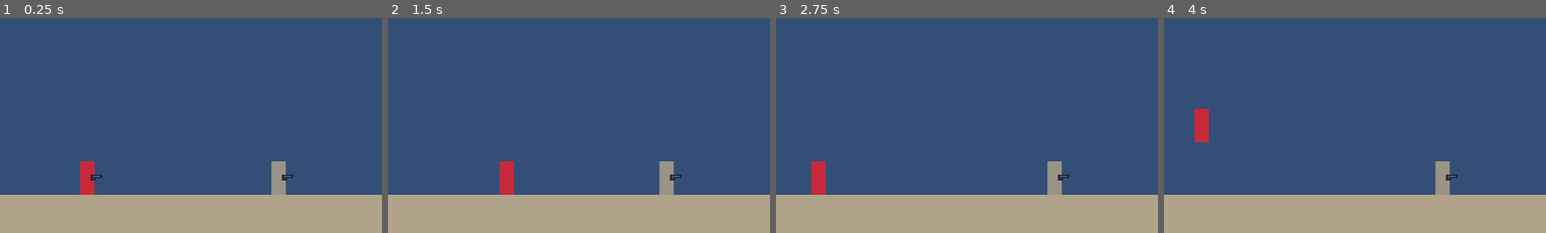
Above: before the commit, frames 1-4 (left to right).
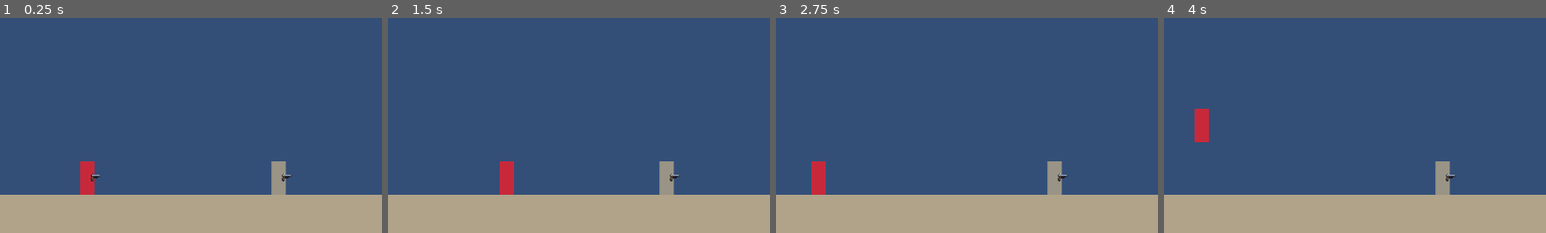
Above: after the commit, the same moments.

Repository: oplosy/fable
Game: Godot game, scene res://scenes/main.tscn
Same seed, same stepped clock (60 frames per second), same inputs: the game is played once before the commit and once after it.
Inputs (mouse positions are % of the whole screen's width and height, from its top left):
- Up to frame 1 (0.25 s): no input
- Up to frame 2 (1.5 s): tap Enter at 0.5 s; move the mouse to (72, 45) at 0.52 s; hold D (p1_right) from 0.53 s (still down); tap J (p1_attack) at 0.6 s; click (72, 45) at 0.67 s; tap K (p1_jump) at 0.77 s; move the mouse to (30, 55) at 1.27 s; tap Shift (p1_run) at 1.35 s
- Up to frame 3 (2.75 s): tap K (p1_jump) at 1.52 s; move the mouse to (60, 28) at 2.02 s; release D (p1_right) at 2.03 s; hold A (p1_left) from 2.03 s (still down); tap 1 (p1_slot_1) at 2.1 s
- Up to frame 4 (4 s): move the mouse to (45, 70) at 2.77 s; release A (p1_left) at 2.78 s; hold D (p1_right) from 2.78 s (still down); tap 2 (p1_slot_2) at 2.85 s; click (45, 70) at 2.92 s; tap K (p1_jump) at 3.02, 3.77 s; move the mouse to (80, 65) at 3.52 s; tap 3 (p1_slot_3) at 3.6 s
The pictures show only the part of the screen within x 38-88%, y 50-100%; the shares and areas given below are measured in that part.

The runs differ from the first frame. In frame 1, 0.1% of the frame differs, in the area x 23-77%, y 72-76%; in frame 2, less than 0.1%; in frame 3, less than 0.1%; in frame 4, less than 0.1%.

Commit message:
Draw the user's 3x item art at world scale

Diff:
--- a/data/throwables/grenade.tres
+++ b/data/throwables/grenade.tres
@@ -8,7 +8,7 @@
 script = ExtResource("1_data")
 display_name = "Grenade"
 texture = ExtResource("2_texture")
-grip = Vector2(3, 3)
+grip = Vector2(9, 11)
 spawn_weight = 2.0
 count = 3
 fuse_time = 3.0
--- a/data/throwables/molotov.tres
+++ b/data/throwables/molotov.tres
@@ -8,7 +8,7 @@
 script = ExtResource("1_data")
 display_name = "Molotov"
 texture = ExtResource("2_texture")
-grip = Vector2(2, 5)
+grip = Vector2(7, 14)
 spawn_weight = 2.0
 count = 2
 fuse_time = 0.0
--- a/data/weapons/bat.tres
+++ b/data/weapons/bat.tres
@@ -33,7 +33,7 @@
 script = ExtResource("1_data")
 display_name = "Baseball Bat"
 texture = ExtResource("3_texture")
-grip = Vector2(2, 2)
+grip = Vector2(9, 7)
 spawn_weight = 2.0
 combo = Array[ExtResource("2_attack")]([SubResource("swing"), SubResource("swing"), SubResource("home_run")])
 combo_cooldown = 0.8
--- a/data/weapons/knife.tres
+++ b/data/weapons/knife.tres
@@ -32,7 +32,7 @@
 script = ExtResource("1_data")
 display_name = "Knife"
 texture = ExtResource("3_texture")
-grip = Vector2(2, 1)
+grip = Vector2(5, 4)
 spawn_weight = 3.0
 combo = Array[ExtResource("2_attack")]([SubResource("stab"), SubResource("stab"), SubResource("slash")])
 combo_cooldown = 0.5
--- a/data/weapons/pistol.tres
+++ b/data/weapons/pistol.tres
@@ -8,8 +8,8 @@
 script = ExtResource("1_data")
 display_name = "Pistol"
 texture = ExtResource("2_texture")
-grip = Vector2(1, 3)
-muzzle = Vector2(9, 1)
+grip = Vector2(5, 10)
+muzzle = Vector2(24, 4)
 fire_interval = 0.3
 damage = 10
 knockback = 100.0
--- a/data/weapons/shotgun.tres
+++ b/data/weapons/shotgun.tres
@@ -9,8 +9,8 @@
 texture = ExtResource("2_texture")
 projectile_scene = ExtResource("3_bullet")
 display_name = "Shotgun"
-grip = Vector2(4, 3)
-muzzle = Vector2(15, 1)
+grip = Vector2(15, 7)
+muzzle = Vector2(46, 4)
 fire_interval = 0.8
 damage = 8
 knockback = 60.0
--- a/data/weapons/smg.tres
+++ b/data/weapons/smg.tres
@@ -9,8 +9,8 @@
 texture = ExtResource("2_texture")
 projectile_scene = ExtResource("3_bullet")
 display_name = "SMG"
-grip = Vector2(2, 3)
-muzzle = Vector2(11, 1)
+grip = Vector2(8, 11)
+muzzle = Vector2(35, 6)
 automatic = true
 fire_interval = 0.08
 damage = 5
--- a/data/weapons/sniper.tres
+++ b/data/weapons/sniper.tres
@@ -9,8 +9,8 @@
 texture = ExtResource("2_texture")
 projectile_scene = ExtResource("3_bullet")
 display_name = "Sniper"
-grip = Vector2(6, 4)
-muzzle = Vector2(20, 2)
+grip = Vector2(21, 13)
+muzzle = Vector2(60, 8)
 fire_interval = 1.2
 damage = 80
 knockback = 200.0
--- a/scenes/fighter/fighter.gd
+++ b/scenes/fighter/fighter.gd
@@ -401,8 +401,7 @@
 		aim_angle = clampf(aim_angle + controller.aim * deg_to_rad(fighter_class.aim_speed_degrees) * delta, -PI / 2.0, PI / 2.0)
 		# Visuals are mirrored by facing, so the same local angle points into the facing half.
 		_hand.rotation = aim_angle
-	_throwable_sprite.texture = thrower.item.texture if thrower.item else null
-	_throwable_sprite.offset = -thrower.item.grip if thrower.item else Vector2.ZERO
+	ItemData.show_on(_throwable_sprite, thrower.item)
 	_throwable_sprite.visible = throwable_ready
 	thrower.physics_update(delta, is_throwable_drawn(), controller.attack, controller.attack_held, _hand.global_position, aim_direction())
 	inventory.physics_update()
--- a/scenes/fighter/inventory.gd
+++ b/scenes/fighter/inventory.gd
@@ -152,9 +152,7 @@
 
 
 func _show_melee_item() -> void:
-	var item := fighter.melee.item
-	_melee_sprite.texture = item.texture if item else null
-	_melee_sprite.offset = -item.grip if item else Vector2.ZERO
+	ItemData.show_on(_melee_sprite, fighter.melee.item)
 
 
 func _pickup_under() -> ItemPickup:
--- a/scenes/items/item_data.gd
+++ b/scenes/items/item_data.gd
@@ -7,5 +7,20 @@
 @export var texture: Texture2D
 ## Pixel of the texture held by the hand.
 @export var grip := Vector2.ZERO
+## Texture pixels per world pixel. Item art is drawn at the characters' 3x detail.
+@export var pixels_per_unit := 3.0
 ## Relative chance of being picked by a spawn point that lists this item.
 @export var spawn_weight := 1.0
+
+
+## The item's size in world pixels (for its physics body).
+func world_size() -> Vector2:
+	return texture.get_size() / pixels_per_unit
+
+
+## Shows `item` in `sprite` at world scale; `held` puts its grip on the sprite's origin.
+## A null item clears the sprite.
+static func show_on(sprite: Sprite2D, item: ItemData, held := true) -> void:
+	sprite.texture = item.texture if item else null
+	sprite.scale = Vector2.ONE / item.pixels_per_unit if item else Vector2.ONE
+	sprite.offset = -item.grip if item and held else Vector2.ZERO
--- a/scenes/items/item_pickup.gd
+++ b/scenes/items/item_pickup.gd
@@ -14,9 +14,9 @@
 
 
 func _ready() -> void:
-	_sprite.texture = data.texture
+	ItemData.show_on(_sprite, data, false)
 	var shape := RectangleShape2D.new()
-	shape.size = data.texture.get_size()
+	shape.size = data.world_size()
 	_shape.shape = shape
 	add_to_group("item_pickups" if pickable else "dropped_items")
 	add_to_group(Arena.BOUNDED)
--- a/scenes/throwables/thrown_item.gd
+++ b/scenes/throwables/thrown_item.gd
@@ -17,10 +17,10 @@
 
 
 func _ready() -> void:
-	_sprite.texture = data.texture
+	ItemData.show_on(_sprite, data, false)
 	add_to_group(Arena.BOUNDED)
 	var shape := RectangleShape2D.new()
-	shape.size = data.texture.get_size()
+	shape.size = data.world_size()
 	_shape.shape = shape
 	physics_material_override = PhysicsMaterial.new()
 	physics_material_override.bounce = data.bounce
--- a/scenes/weapons/weapon.gd
+++ b/scenes/weapons/weapon.gd
@@ -11,8 +11,7 @@
 
 
 func _ready() -> void:
-	_sprite.texture = data.texture
-	_sprite.offset = -data.grip
+	ItemData.show_on(_sprite, data)
 	ammo_left = data.ammo
 
 
@@ -40,7 +39,7 @@
 	var rng := Arena.rng_of(world)
 	var max_deviation := deg_to_rad(spread(spread_scale))
 	bloom = minf(bloom + data.spread_per_shot, data.max_bloom_degrees)
-	var muzzle := to_global(data.muzzle - data.grip)
+	var muzzle := to_global((data.muzzle - data.grip) / data.pixels_per_unit)
 	# The muzzle sticks out past the body; a wall between hand and muzzle still stops the shot.
 	var wall := HitQuery.world_hit(get_world_2d().direct_space_state, global_position, muzzle)
 	if not wall.is_empty():
Binary file removed: art/throwables/grenade.aseprite
Binary file removed: art/throwables/molotov.aseprite
Binary file removed: art/weapons/bat.aseprite
Binary file removed: art/weapons/knife.aseprite
Binary file removed: art/weapons/pistol.aseprite
Binary file removed: art/weapons/shotgun.aseprite
Binary file removed: art/weapons/smg.aseprite
Binary file removed: art/weapons/sniper.aseprite
Binary file changed: assets/throwables/grenade.png
Binary file changed: assets/throwables/molotov.png
Binary file changed: assets/weapons/bat.png
Binary file changed: assets/weapons/knife.png
(and 4 more such lines)
